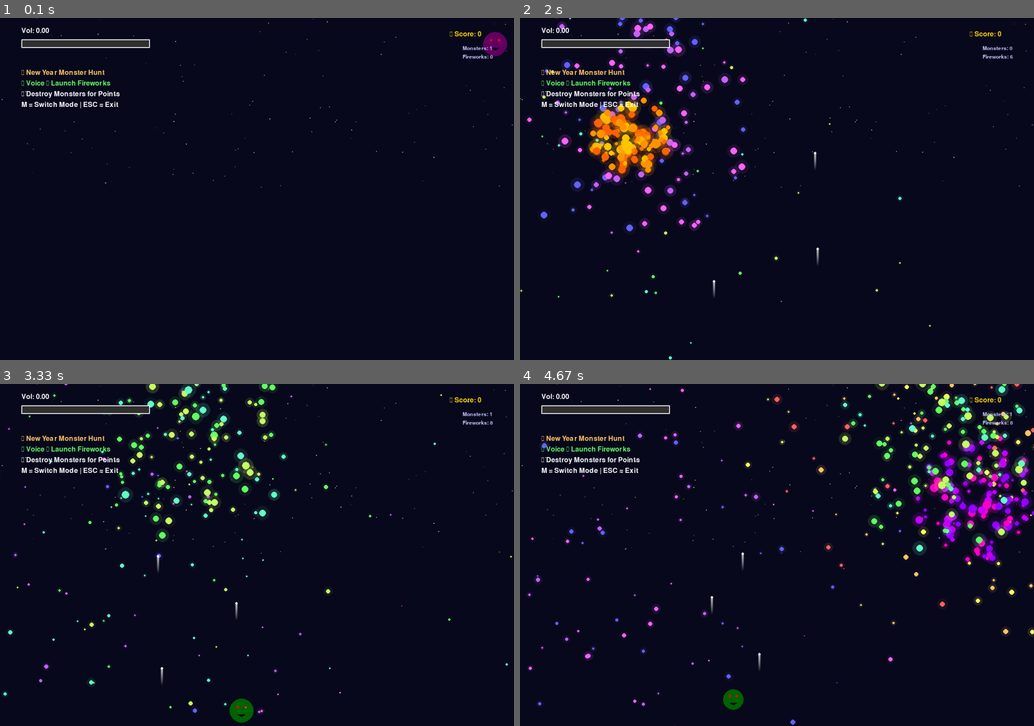
Above: before the commit, frames 1-4 (two rows, left to right).
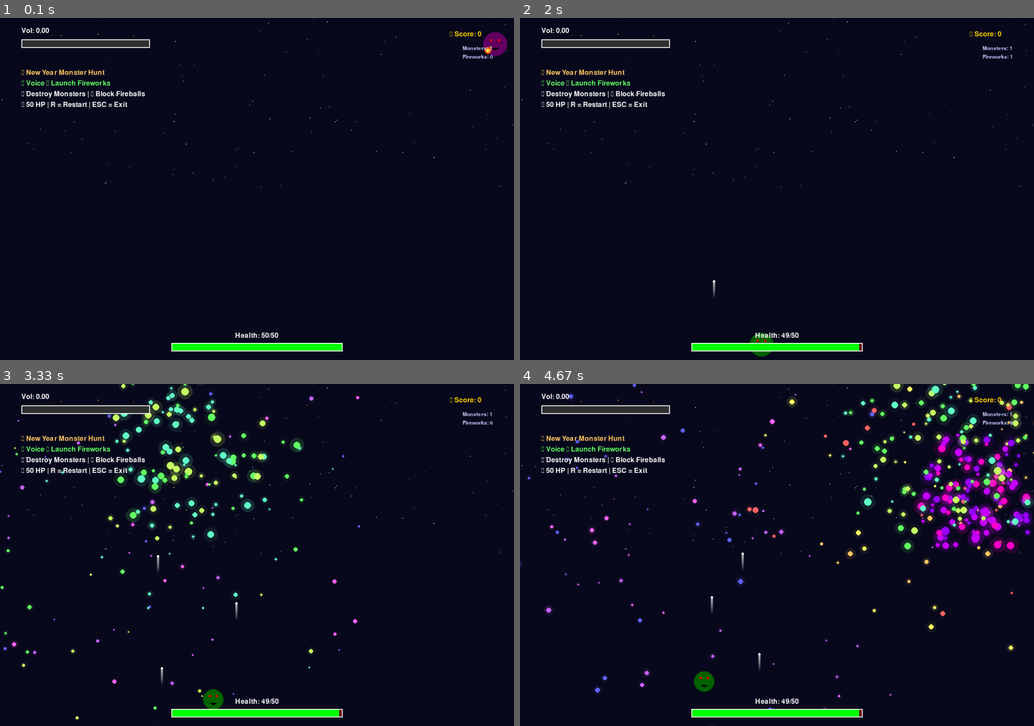
Above: after the commit, the same moments.

Repository: xueyu-coco/assignment03-2025
Game: pygame game, started from set_off_fireworks/voice_fireworks.py
The game is run twice, just before and just after one commit, with the same random seed, the same clock (stepped at 60 frames per second) and the same inputs.
Inputs:
- Up to frame 1 (0.1 s): no input
- Up to frame 2 (2 s): tap Space at 0.33, 0.73, 1.03, 1.23, 1.53, 1.73 s; hold R 0.67-1.13 s; hold M 1.17-1.63 s; hold M from 1.67 s (still down)
- Up to frame 3 (3.33 s): tap Space at 2.03, 2.23, 2.53, 2.73, 3.07 s; release M at 2.13 s
- Up to frame 4 (4.67 s): tap Space at 3.37, 3.57, 3.87, 4.13, 4.47 s

The runs differ from the first frame. In frame 1, 1.3% of the frame differs, in the area x 4-96%, y 8-98%; in frame 2, 6.2%; in frame 3, 6.9%; in frame 4, 12%, in the area x 0-100%, y 0-100%.

Commit message:
Implement combat system with health and fireball attacks
 Player Health System:
- Add 50-point health system with visual health bar at screen bottom
- Color-coded health display: Green (>60%)  Yellow (>30%)  Red (<30%)
- Health decreases by 1 point per monster fireball hit
- Game over when health reaches zero with restart functionality
- Real-time health status with numerical display

 Monster Fireball Attack System:
- Monsters now attack player with orange-red fireballs every 3-6 seconds
- Fireballs automatically aim at player position (bottom center)
- Beautiful trail effects with inner glow and particle systems
- Collision detection between fireballs and player area
- Smart attack timing with randomized cooldowns

 Defensive Combat Mechanics:
- Voice-controlled fireworks can intercept and destroy monster fireballs
- Strategic gameplay: balance between attacking monsters and defending
- Firework explosions destroy fireballs within blast radius
- Real-time collision detection between fireworks and fireballs
- Defensive positioning becomes crucial for survival

 Game Over & Restart System:
- Game over screen with semi-transparent overlay
- Final score display and restart instructions
- 'R' key to restart game with full health restoration
- Game state preservation during game over (no updates)
- Complete game reset functionality

 Enhanced Combat Gameplay:
- Dual-purpose fireworks: attack monsters AND defend against fireballs
- Survival shooter mechanics with limited health resource
- Strategic voice control timing for optimal defense
- Escalating difficulty as more monsters spawn over time
- Score-based progression with survival challenge

 Technical Implementation:
- Fireball class with physics simulation and trail rendering
- Player area collision detection system
- Health management with damage calculation
- Game state management (playing/game over/restart)
- Optimized rendering for multiple projectile types
- Memory efficient cleanup for destroyed objects

 Visual Enhancements:
- Health bar with gradient color transitions
- Fireball trail effects with alpha blending
- Game over screen with professional styling
- Real-time health percentage calculations
- Smooth visual feedback for all combat interactions

This transforms the game from a simple monster hunting experience into a full survival shooter with strategic voice-controlled combat mechanics!

Diff:
--- a/set_off_fireworks/voice_fireworks.py
+++ b/set_off_fireworks/voice_fireworks.py
@@ -26,6 +26,8 @@
         self.alive = True
         self.blink_timer = 0
         self.spawn_time = time.time()
+        self.last_attack_time = 0
+        self.attack_cooldown = random.uniform(2.0, 5.0)  # Random attack interval
 
     def update(self, screen_width, screen_height):
         """Update monster position and behavior"""
@@ -97,6 +99,95 @@
     def take_damage(self):
         """Monster takes damage and dies"""
         self.alive = False
+
+    def should_attack(self, current_time):
+        """Check if monster should attack player"""
+        return (self.alive and
+                current_time - self.last_attack_time > self.attack_cooldown)
+
+    def attack_player(self, player_x, player_y, current_time):
+        """Create fireball aimed at player"""
+        if self.should_attack(current_time):
+            self.last_attack_time = current_time
+            self.attack_cooldown = random.uniform(3.0, 6.0)  # Reset cooldown
+            return Fireball(self.x, self.y, player_x, player_y)
+        return None
+
+class Fireball:
+    def __init__(self, x, y, target_x, target_y):
+        self.x = x
+        self.y = y
+        self.target_x = target_x
+        self.target_y = target_y
+        self.speed = 3.0
+        self.size = 8
+        self.color = (255, 100, 0)  # Orange-red fireball
+        self.trail = []
+        self.alive = True
+
+        # Calculate direction
+        dx = target_x - x
+        dy = target_y - y
+        distance = math.sqrt(dx*dx + dy*dy)
+        if distance > 0:
+            self.vel_x = (dx / distance) * self.speed
+            self.vel_y = (dy / distance) * self.speed
+        else:
+            self.vel_x = 0
+            self.vel_y = 0
+
+    def update(self, screen_width, screen_height):
+        """Update fireball position"""
+        if not self.alive:
+            return
+
+        # Add current position to trail
+        self.trail.append((self.x, self.y))
+        if len(self.trail) > 10:
+            self.trail.pop(0)
+
+        # Move fireball
+        self.x += self.vel_x
+        self.y += self.vel_y
+
+        # Check if fireball is off screen
+        if (self.x < -50 or self.x > screen_width + 50 or
+            self.y < -50 or self.y > screen_height + 50):
+            self.alive = False
+
+    def draw(self, screen):
+        """Draw fireball with trail effect"""
+        if not self.alive:
+            return
+
+        # Draw trail
+        for i, (trail_x, trail_y) in enumerate(self.trail):
+            alpha = (i + 1) / len(self.trail)
+            trail_size = int(self.size * alpha * 0.7)
+            trail_color = (int(255 * alpha), int(100 * alpha), 0)
+            if trail_size > 0:
+                pygame.draw.circle(screen, trail_color, (int(trail_x), int(trail_y)), trail_size)
+
+        # Draw main fireball
+        pygame.draw.circle(screen, self.color, (int(self.x), int(self.y)), self.size)
+        # Inner glow
+        pygame.draw.circle(screen, (255, 255, 100), (int(self.x), int(self.y)), self.size // 2)
+
+    def check_collision_with_firework(self, firework):
+        """Check collision with firework explosion"""
+        if not self.alive or not firework.exploded:
+            return False
+
+        distance = math.sqrt((self.x - firework.target_x)**2 + (self.y - firework.target_y)**2)
+        return distance < firework.explosion_size + self.size
+
+    def check_collision_with_player(self, player_x, player_y, player_radius=30):
+        """Check collision with player area (bottom center)"""
+        if not self.alive:
+            return False
+
+        distance = math.sqrt((self.x - player_x)**2 + (self.y - player_y)**2)
+        return distance < player_radius + self.size
 
 class Firework:
     def __init__(self, x, y, target_x, target_y, size_multiplier=1.0):
@@ -409,10 +500,18 @@
         # Game modes and monster system
         self.game_mode = "monster_hunt"  # "normal" or "monster_hunt"
         self.monsters = []
+        self.fireballs = []  # Monster fireballs attacking player
         self.score = 0
         self.last_monster_spawn = 0
         self.monster_spawn_interval = 3.0  # Spawn monster every 3 seconds
         self.max_monsters = 8  # Maximum monsters on screen
+
+        # Player health system
+        self.max_health = 50
+        self.current_health = self.max_health
+        self.player_x = self.width // 2  # Player position (bottom center)
+        self.player_y = self.height - 50
+        self.game_over = False
 
         # Statistics
         self.total_fireworks = 0
@@ -526,15 +625,47 @@
         self.last_monster_spawn = current_time
 
     def update_monsters(self):
-        """Update all monsters and check for collisions"""
-        # Update monster positions
+        """Update all monsters and handle their attacks"""
+        current_time = time.time()
+
+        # Update monster positions and handle attacks
         for monster in self.monsters[:]:
             if monster.alive:
                 monster.update(self.width, self.height)
+
+                # Monster attacks player
+                fireball = monster.attack_player(self.player_x, self.player_y, current_time)
+                if fireball:
+                    self.fireballs.append(fireball)
             else:
                 # Remove dead monsters after a short delay
-                if time.time() - monster.spawn_time > 1.0:
+                if current_time - monster.spawn_time > 1.0:
                     self.monsters.remove(monster)
+
+    def update_fireballs(self):
+        """Update monster fireballs and check collisions"""
+        for fireball in self.fireballs[:]:
+            if fireball.alive:
+                fireball.update(self.width, self.height)
+
+                # Check collision with player
+                if fireball.check_collision_with_player(self.player_x, self.player_y):
+                    fireball.alive = False
+                    self.take_damage(1)
+
+                # Check collision with player fireworks (defense)
+                for firework in self.fireworks:
+                    if fireball.check_collision_with_firework(firework):
+                        fireball.alive = False
+                        break
+            else:
+                self.fireballs.remove(fireball)
+
+    def take_damage(self, damage):
+        """Player takes damage"""
+        self.current_health = max(0, self.current_health - damage)
+        if self.current_health <= 0:
+            self.game_over = True
 
     def check_monster_collisions(self):
         """Check if any fireworks hit monsters"""
@@ -551,6 +682,92 @@
         for monster in self.monsters:
             monster.draw(self.screen)
 
+    def draw_fireballs(self):
+        """Draw all monster fireballs"""
+        for fireball in self.fireballs:
+            fireball.draw(self.screen)
+
+    def draw_health_bar(self):
+        """Draw player health bar at bottom of screen"""
+        bar_width = 400
+        bar_height = 20
+        bar_x = (self.width - bar_width) // 2
+        bar_y = self.height - 40
+
+        # Background (empty health)
+        pygame.draw.rect(self.screen, (100, 0, 0),
+                        (bar_x, bar_y, bar_width, bar_height))
+
+        # Health bar (current health)
+        health_ratio = self.current_health / self.max_health
+        current_width = int(bar_width * health_ratio)
+
+        # Color changes based on health level
+        if health_ratio > 0.6:
+            color = (0, 255, 0)  # Green
+        elif health_ratio > 0.3:
+            color = (255, 255, 0)  # Yellow
+        else:
+            color = (255, 0, 0)  # Red
+
+        if current_width > 0:
+            pygame.draw.rect(self.screen, color,
+                            (bar_x, bar_y, current_width, bar_height))
+
+        # Border
+        pygame.draw.rect(self.screen, (255, 255, 255),
+                        (bar_x, bar_y, bar_width, bar_height), 2)
+
+        # Health text
+        font = pygame.font.Font(None, 24)
+        health_text = f"Health: {self.current_health}/{self.max_health}"
+        text_surface = font.render(health_text, True, (255, 255, 255))
+        text_x = bar_x + (bar_width - text_surface.get_width()) // 2
+        self.screen.blit(text_surface, (text_x, bar_y - 25))
+
+    def draw_game_over(self):
+        """Draw game over screen"""
+        if not self.game_over:
+            return
+
+        # Semi-transparent overlay
+        overlay = pygame.Surface((self.width, self.height))
+        overlay.set_alpha(128)
+        overlay.fill((0, 0, 0))
+        self.screen.blit(overlay, (0, 0))
+
+        # Game over text
+        font = pygame.font.Font(None, 72)
+        game_over_text = font.render("GAME OVER", True, (255, 0, 0))
+        text_x = (self.width - game_over_text.get_width()) // 2
+        text_y = (self.height - game_over_text.get_height()) // 2 - 50
+        self.screen.blit(game_over_text, (text_x, text_y))
+
+        # Final score
+        score_font = pygame.font.Font(None, 36)
+        score_text = score_font.render(f"Final Score: {self.score}", True, (255, 255, 255))
+        score_x = (self.width - score_text.get_width()) // 2
+        score_y = text_y + 80
+        self.screen.blit(score_text, (score_x, score_y))
+
+        # Restart instruction
+        restart_font = pygame.font.Font(None, 28)
+        restart_text = restart_font.render("Press R to Restart or ESC to Exit", True, (200, 200, 200))
+        restart_x = (self.width - restart_text.get_width()) // 2
+        restart_y = score_y + 50
+        self.screen.blit(restart_text, (restart_x, restart_y))
+
+    def reset_game(self):
+        """Reset game to initial state"""
+        self.current_health = self.max_health
+        self.game_over = False
+        self.score = 0
+        self.monsters.clear()
+        self.fireballs.clear()
+        self.fireworks.clear()
+        self.last_monster_spawn = 0
+        print("🎆 Game Reset! New Year Monster Hunt Restarted!")
+
     def update_background(self):
         """Update background with twinkling stars"""
         # Base night sky color
@@ -611,8 +828,8 @@
             instructions = [
                 "🎆 New Year Monster Hunt",
                 "🎤 Voice → Launch Fireworks",
-                "👹 Destroy Monsters for Points",
-                "M = Switch Mode | ESC = Exit"
+                "👹 Destroy Monsters | 🔥 Block Fireballs",
+                "❤️ 50 HP | R = Restart | ESC = Exit"
             ]
         else:
             instructions = [
@@ -691,18 +908,26 @@
                             # Toggle game mode
                             if self.game_mode == "normal":
                                 self.game_mode = "monster_hunt"
+                                self.reset_game()
                                 print("🎆 Switched to New Year Monster Hunt Mode!")
                             else:
                                 self.game_mode = "normal"
                                 self.monsters.clear()  # Clear all monsters
+                                self.fireballs.clear()  # Clear all fireballs
                                 print("🎆 Switched to Normal Fireworks Mode!")
-
-                # Analyze voice input
-                volume = self.analyze_audio()
-
-                # Launch fireworks based on voice
-                if self.should_launch_firework(volume):
-                    self.create_firework(volume)
+                        elif event.key == pygame.K_r:
+                            # Restart game
+                            if self.game_over:
+                                self.reset_game()
+
+                # Skip game updates if game is over
+                if not self.game_over:
+                    # Analyze voice input
+                    volume = self.analyze_audio()
+
+                    # Launch fireworks based on voice
+                    if self.should_launch_firework(volume):
+                        self.create_firework(volume)
 
                 # Update fireworks
                 for firework in self.fireworks[:]:
@@ -711,17 +936,19 @@
                         self.fireworks.remove(firework)
 
                 # Monster hunt mode specific updates
-                if self.game_mode == "monster_hunt":
+                if self.game_mode == "monster_hunt" and not self.game_over:
                     self.spawn_monster()
                     self.update_monsters()
+                    self.update_fireballs()
                     self.check_monster_collisions()
 
                 # Draw everything
                 self.update_background()
 
-                # Draw monsters (in monster hunt mode)
+                # Draw monsters and fireballs (in monster hunt mode)
                 if self.game_mode == "monster_hunt":
                     self.draw_monsters()
+                    self.draw_fireballs()
 
                 # Draw fireworks
                 for firework in self.fireworks:
@@ -731,6 +958,14 @@
                 self.draw_volume_indicator()
                 self.draw_instructions()
                 self.draw_statistics()
+
+                # Draw health bar (in monster hunt mode)
+                if self.game_mode == "monster_hunt":
+                    self.draw_health_bar()
+
+                # Draw game over screen if needed
+                if self.game_over:
+                    self.draw_game_over()
 
                 pygame.display.flip()
                 self.clock.tick(60)
